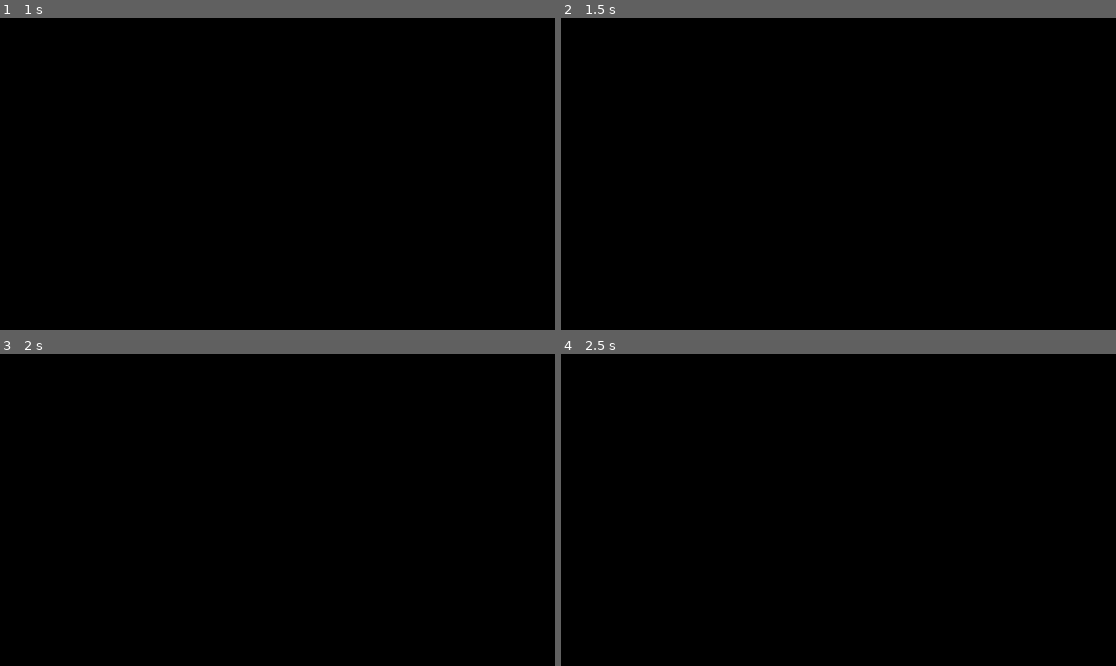
Above: before the commit, frames 1-4 (two rows, left to right).
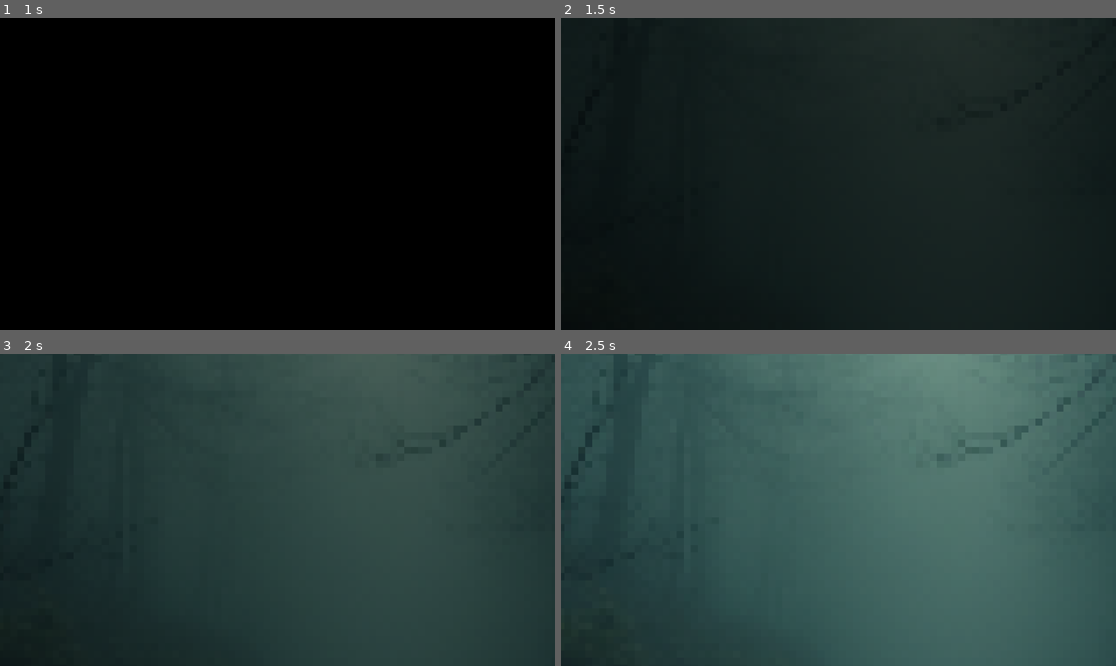
Above: after the commit, the same moments.

Repository: HewsonSchulz/throw-it-back
Game: Godot game, scene res://scenes/root.tscn
Same seed, same stepped clock (60 frames per second), same inputs: the game is played once before the commit and once after it.
Inputs:
- Up to frame 1 (1 s): tap Enter at 0.5 s
- Up to frame 2 (1.5 s): no input
- Up to frame 3 (2 s): no input
- Up to frame 4 (2.5 s): no input

Frame 1 is identical in both runs. In frame 2, 82% of the frame differs, in the area x 0-100%, y 0-100%; in frame 3, 100%; in frame 4, 100%.

Commit message:
pixel art shader setup/implementation

Diff:
--- a/scenes/prologue.tscn
+++ b/scenes/prologue.tscn
@@ -1,9 +1,15 @@
-[gd_scene load_steps=9 format=3 uid="uid://ocimpspks2fu"]
+[gd_scene load_steps=11 format=3 uid="uid://ocimpspks2fu"]
 
+[ext_resource type="Shader" path="res://shaders/pixel_art.gdshader" id="1_7jfds"]
 [ext_resource type="Texture2D" uid="uid://vf3asswa033p" path="res://assets/sprites/BG1.png" id="1_rugtm"]
 [ext_resource type="Texture2D" uid="uid://cdoqnbmri6qtp" path="res://assets/sprites/BG2.png" id="2_g6r60"]
 [ext_resource type="Texture2D" uid="uid://btgrtrg8xvfid" path="res://assets/sprites/BG3.png" id="3_tmk5e"]
 [ext_resource type="Script" path="res://scripts/prologue_bg.gd" id="4_k5ug3"]
+
+[sub_resource type="ShaderMaterial" id="ShaderMaterial_hjefu"]
+shader = ExtResource("1_7jfds")
+shader_parameter/pixel_size = 4.0
+shader_parameter/fade = 1.0
 
 [sub_resource type="AtlasTexture" id="AtlasTexture_tcid8"]
 atlas = ExtResource("1_rugtm")
@@ -40,6 +46,7 @@
 zoom = Vector2(3.65, 3.65)
 
 [node name="BG" type="AnimatedSprite2D" parent="."]
+material = SubResource("ShaderMaterial_hjefu")
 sprite_frames = SubResource("SpriteFrames_ykar0")
 frame_progress = 0.496466
 script = ExtResource("4_k5ug3")
--- a/scripts/prologue_bg.gd
+++ b/scripts/prologue_bg.gd
@@ -1,10 +1,14 @@
 extends AnimatedSprite2D
 
 func _ready():
-	# set initial modulate to black
-	modulate = Color(0, 0, 0, 1)
+	# set initial fade to 0 (black)
+	set_fade(0.0)
 
-	fade(5, 1)
+	fade(1, 2)
+
+func set_fade(value: float):
+	# modifies shader `fade` parameter
+	material.set_shader_parameter("fade", value)
 
 func fade(delay: float, duration: float):
 	var tween = create_tween()
@@ -12,5 +16,5 @@
 	# wait
 	tween.tween_interval(delay)
 
-	# tween modulate property from black to white
-	tween.tween_property(self, "modulate", Color(1, 1, 1, 1), duration)
+	# tween fade property from 0 to 1
+	tween.tween_method(set_fade, 0.0, 1.0, duration)
--- /dev/null
+++ b/shaders/pixel_art.gdshader
@@ -0,0 +1,12 @@
+shader_type canvas_item;
+
+uniform float pixel_size : hint_range(1.0, 100.0, 1.0) = 4.0;
+uniform float fade : hint_range(0.0, 1.0, 0.01) = 1.0;
+
+void fragment() {
+    vec2 texture_size = 1.0 / TEXTURE_PIXEL_SIZE;
+    vec2 uv = UV;
+    vec2 pixelated_uv = floor(uv * texture_size / pixel_size) * pixel_size / texture_size;
+    vec4 color = texture(TEXTURE, pixelated_uv);
+    COLOR = vec4(color.rgb * fade, color.a);
+}
